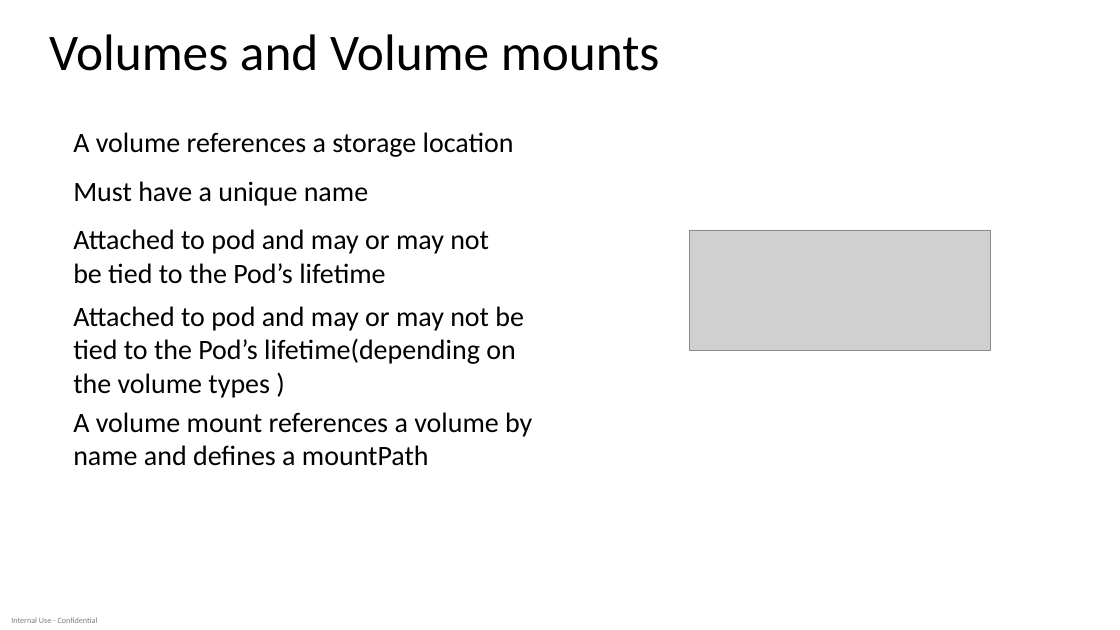
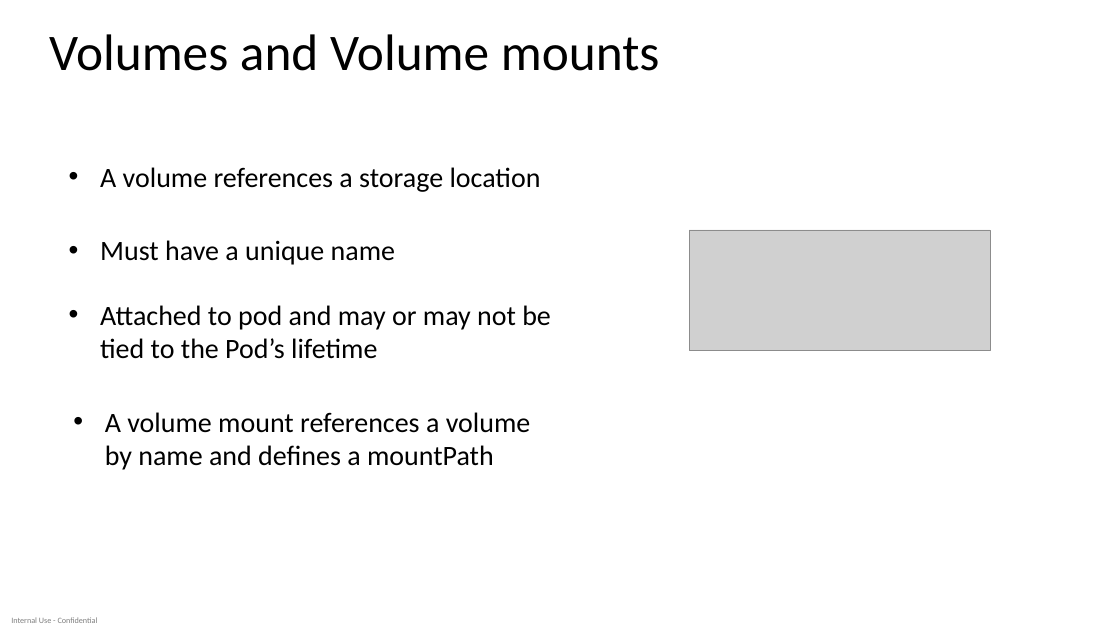
Before and after one commit to dteskubernetesworkshop/spring-boot-k8s-workshop, a slide deck: slide 11 of slides/k8 workshop deck-Day-2 -v 1.0.pptx (slide 10 before the commit). Drawn at 1120x630 pixels with LibreOffice and Linux fonts; fonts in the diff are those of the drawing; grey boxes stand for pictures. Boxes give left, top, right and bottom in pixels: in the first picture for what was removed or moved away, otherwise in the second. Text is boxed around its words. In the diff, an @@ line names an element or a change of style, - is before the commit and + after.

Commit message:
updated day 2 slides

```diff
--- a/slides/k8 workshop deck-Day-2 -v 1.0.pptx
+++ b/slides/k8 workshop deck-Day-2 -v 1.0.pptx
@@ text "A volume references a storage ...": place and size @@
-text "A volume references a storage ..." at [73, 132, 514, 157]
+text "A volume references a storage ..." at [100, 167, 541, 192]
@@ text "Must have a unique name": place and size @@
-text "Must have a unique name" at [73, 181, 368, 206]
+text "Must have a unique name" at [100, 240, 395, 265]
@@ bullet none to • in 4 elements at [105, 412, 531, 470], [100, 240, 395, 265], [100, 167, 541, 192], [100, 305, 551, 359] @@
@@ text "Attached to pod and may ...": place and size @@
-text "Attached to pod and may ..." at [73, 229, 489, 284]
+text "Attached to pod and may ..." at [100, 305, 551, 359]
@@ text removed at [73, 306, 524, 398] @@
-Attached to pod and may or may not be tied to the Pod’s lifetime(depending on the volume types )
```
Also in this commit, not shown: 2 other slides changed, 14 slides added, 4 slides removed.
